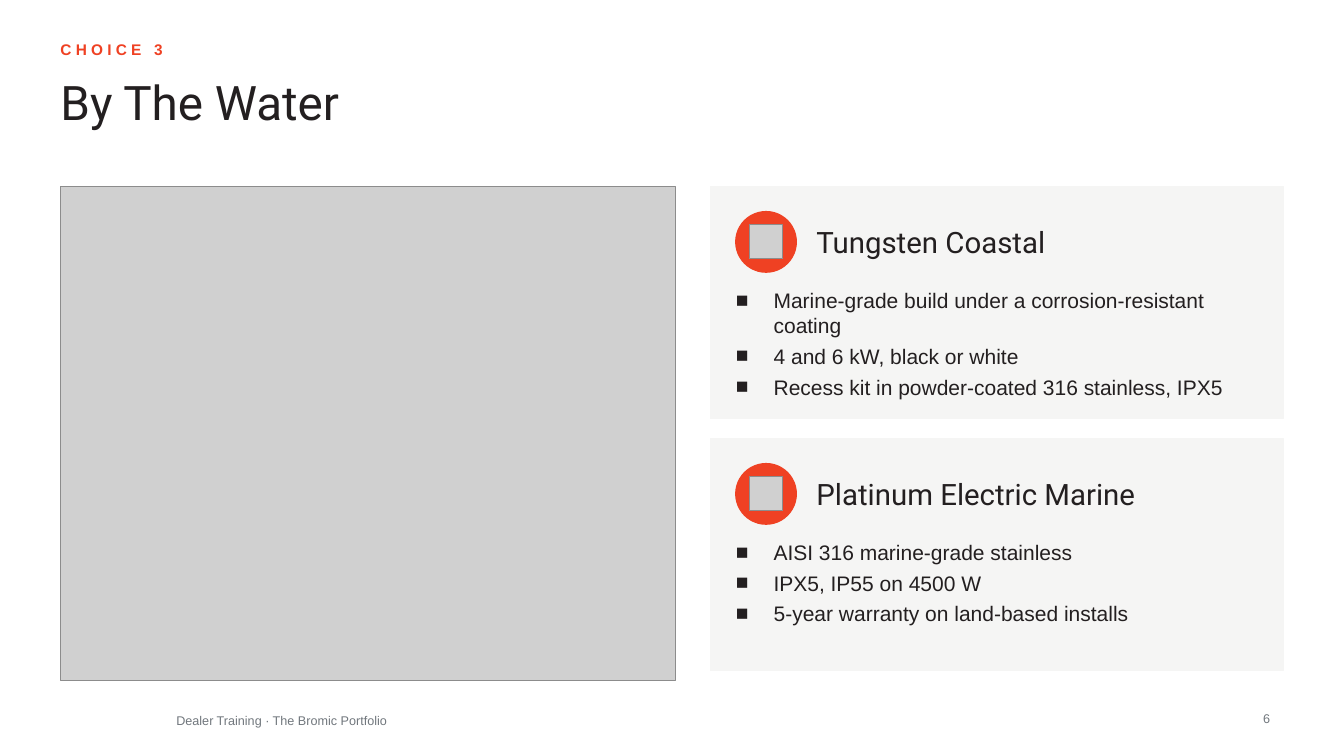
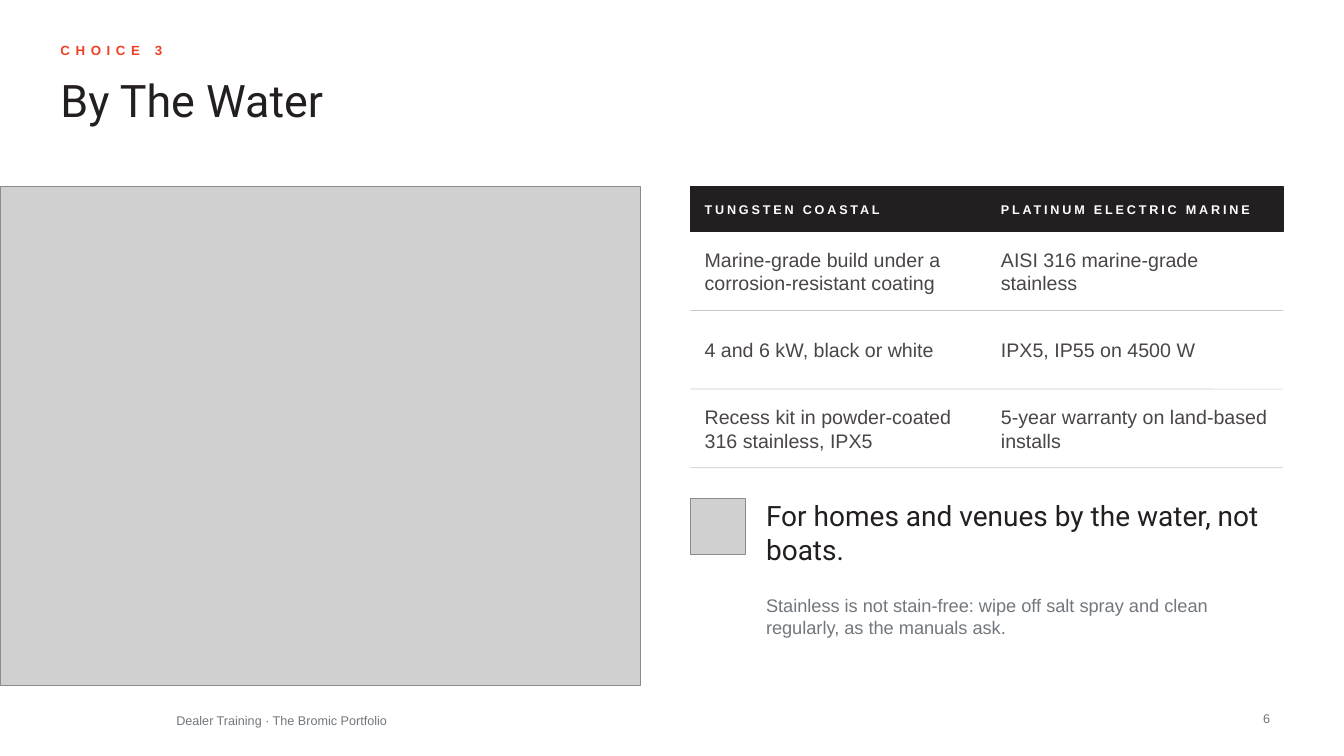
Before and after one commit to aayuvis/Bromic_Marketing, a slide deck: slide 6 of decks/training/out/Bromic-Dealer-Bromic-Portfolio.pptx. Drawn at 1344x756 pixels with LibreOffice and Linux fonts; fonts in the diff are those of the drawing; grey boxes stand for pictures; background and template pictures are left out. Boxes give left, top, right and bottom in pixels: in the first picture for what was removed or moved away, otherwise in the second. Text is boxed around its words. In the diff, an @@ line names an element or a change of style, - is before the commit and + after.

```diff
--- a/decks/training/out/Bromic-Dealer-Bromic-Portfolio.pptx
+++ b/decks/training/out/Bromic-Dealer-Bromic-Portfolio.pptx
@@ text "CHOICE 3" at (155, 46, 162, 55): size 11 to 9.5 pt, letter spacing 3 to 4 pt @@
@@ title "By The Water" at (60, 83, 323, 127): size 34 to 32 pt @@
@@ picture: place and size @@
-picture at (60, 187, 676, 681)
+picture at (0, 187, 640, 686)
@@ rectangle: place and size @@
-rectangle at (711, 187, 1284, 418)
+rectangle at (691, 187, 1284, 232)
@@ rectangle at (691, 187, 1284, 232): fill #F5F5F4 to #231F20; outline #F5F5F4 1 pt to #231F20 1 pt @@
@@ ellipse removed at (736, 212, 797, 272) @@
@@ picture removed at (749, 225, 783, 259) @@
@@ text at (816, 231, 1045, 259): text changed; size 21 to 9 pt; font Roboto to Arial; text colour #231F20 to #FFFFFF; bold on @@
-Tungsten Coastal
+TUNGSTEN COASTAL
@@ text "AISI 316 marine-grade stainless" at (1001, 252, 1199, 290): vertical alignment top to middle @@
@@ text added at (705, 252, 940, 294), 14 pt, text #4A4546 @@
+Marine-grade build under a corrosion-resistant coating
@@ text at (1001, 252, 1199, 290): text changed; size 15 to 14 pt; text colour #231F20 to #4A4546 @@
-■ Marine-grade build under a corrosion-resistant coating
-■ 4 and 6 kW, black or white
-■ Recess kit in powder-coated 316 stainless, IPX5
+AISI 316 marine-grade stainless
@@ line added from (691, 311) to (1284, 311), #C9C9C6 0.5 pt @@
@@ text added at (705, 342, 934, 360), 14 pt, text #4A4546 @@
+4 and 6 kW, black or white
@@ text added at (1001, 343, 1195, 360), 14 pt, text #4A4546 @@
+IPX5, IP55 on 4500 W
@@ line added from (691, 389) to (1284, 389), #C9C9C6 0.5 pt @@
@@ text "Recess kit in powder-coated 316 ..." at (705, 409, 951, 451): vertical alignment top to middle @@
@@ text at (705, 409, 951, 451): text changed; size 15 to 14 pt; text colour #231F20 to #4A4546 @@
-■ AISI 316 marine-grade stainless
-■ IPX5, IP55 on 4500 W
-■ 5-year warranty on land-based installs
+Recess kit in powder-coated 316 stainless, IPX5
@@ text added at (1001, 409, 1267, 448), 14 pt, text #4A4546 @@
+5-year warranty on land-based installs
@@ rectangle removed at (711, 439, 1284, 670) @@
@@ line added from (691, 468) to (1284, 468), #C9C9C6 0.5 pt @@
@@ ellipse removed at (736, 464, 797, 524) @@
@@ picture removed at (749, 477, 783, 511) @@
@@ picture added at (691, 499, 746, 555) @@
@@ text added at (766, 505, 1259, 561), 20 pt, text #231F20 @@
+For homes and venues by the water, not boats.
@@ text at (816, 483, 1135, 506): text changed; size 21 to 9 pt; font Roboto to Arial; text colour #231F20 to #FFFFFF; bold on @@
-Platinum Electric Marine
+PLATINUM ELECTRIC MARINE
@@ text added at (766, 599, 1207, 638), 13 pt, text #71777D @@
+Stainless is not stain-free: wipe off salt spray and clean regularly, as the manuals ask.
```
Also in this commit, not shown: 26 other slides changed, 1 slide added, 59 other files.
